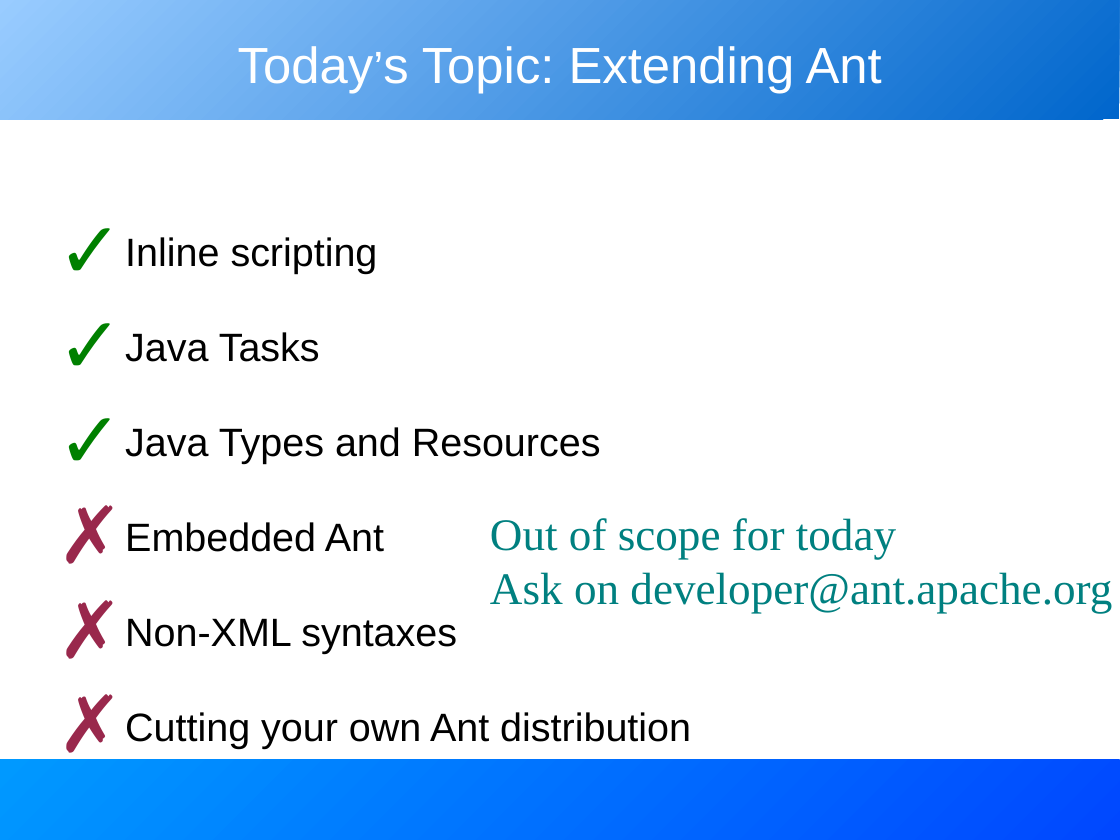
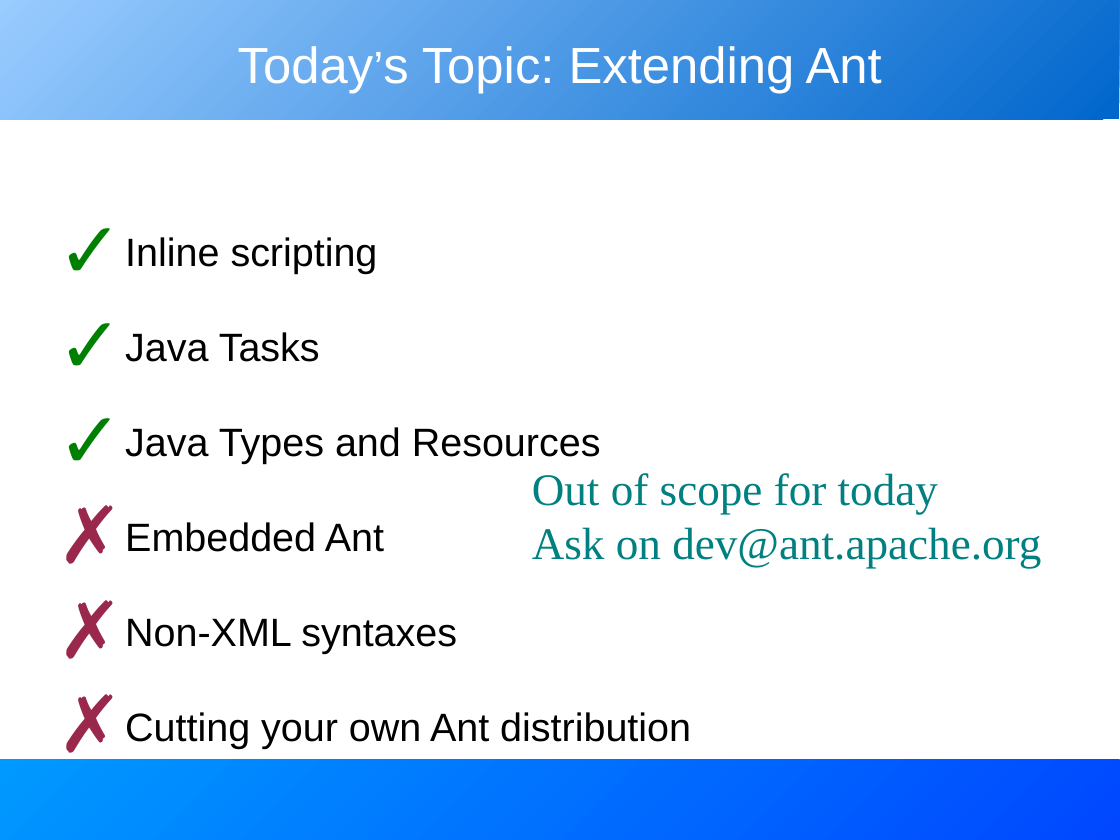
Before and after one commit to BeatrizTercero/repoSvnAnt, a slide deck: slide 3 of core/trunk/docs/slides/extending_ant.odp. Drawn at 1120x840 pixels with LibreOffice and Linux fonts; fonts in the diff are those of the drawing. Boxes give left, top, right and bottom in pixels: in the first picture for what was removed or moved away, otherwise in the second. Text is boxed around its words. In the diff, an @@ line names an element or a change of style, - is before the commit and + after.

```diff
--- a/core/trunk/docs/slides/extending_ant.odp
+++ b/core/trunk/docs/slides/extending_ant.odp
@@ text at <box>532,473,1041,568</box>: text changed @@
-Out of scope for today
-Ask on developer@ant.apache.org
+Out of scope for today
+Ask on dev@ant.apache.org
```
Also in this commit, not shown: 7 other slides changed.
